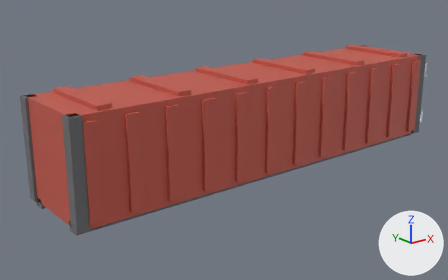
The glTF model src/assets/models/props/container_red.glb, before and after one commit.
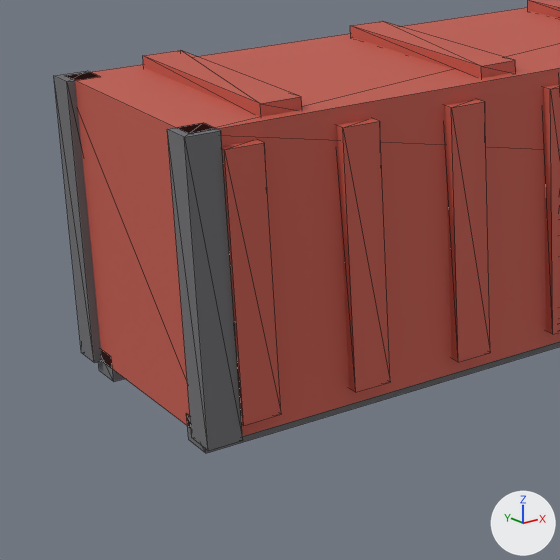
Each version appears first whole from a 50 mm camera at (-11.3, -12.75, 6.05) aimed at (-0.77, 0.42, 0.79), and next in a close-up on the part from 0% to 46% of the width and 24% to 98% of the height. Every picture has the same lights, and +X, +Y and +Z are marked at lower right. The older version's two pictures come first. The close-ups show mesh edges as thin lines. Vertices at exactly the same position are counted once.

Names of what the first close-up shows: 'Merged_CityAccentRed', 'Merged_RoofDark'.
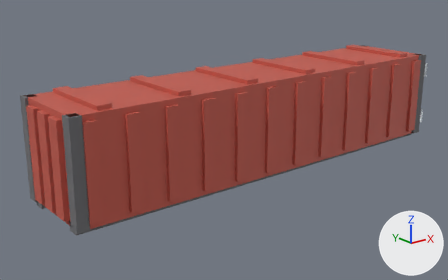
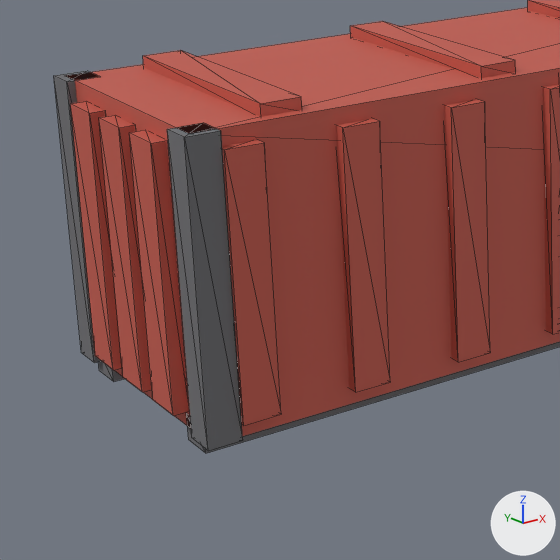
What changed in the scene script:
```text
Change me_merged_cityaccentred_mesh:
    used by ob_merged_cityaccentred; location = (0.0, 0.0, 0.0)
    remove me_merged_cityaccentred_mesh.from_pydata(...)  # 264 vertices, 396 faces; spans x -6.1..6.26, y -1.33..1.33, z 0.12..2.82
    add me_merged_cityaccentred_mesh.from_pydata(...)  # 288 vertices, 432 faces; spans x -6.23..6.26, y -1.33..1.33, z 0.12..2.82
    me_merged_cityaccentred_mesh part 1: a new loose piece, a box spanning x -6.23..-6.09, y -0.8..-0.4, z 0.27..2.57, in mat_cityaccentred (red #c4594b)
    me_merged_cityaccentred_mesh part 2: a new loose piece, a box spanning x -6.23..-6.09, y -0.2..0.2, z 0.27..2.57, in mat_cityaccentred (red #c4594b)
    me_merged_cityaccentred_mesh part 3: a new loose piece, a box spanning x -6.23..-6.09, y 0.4..0.8, z 0.27..2.57, in mat_cityaccentred (red #c4594b)
```

Changed parts and their boxes (x1, y1, x2, y2) in the close-ups (560 x 560 px):
part 1 of me_merged_cityaccentred_mesh, added (red)
    after: (129, 130, 188, 416)
part 2 of me_merged_cityaccentred_mesh, added (red)
    after: (99, 115, 152, 392)
part 3 of me_merged_cityaccentred_mesh, added (red)
    after: (70, 101, 122, 370)
